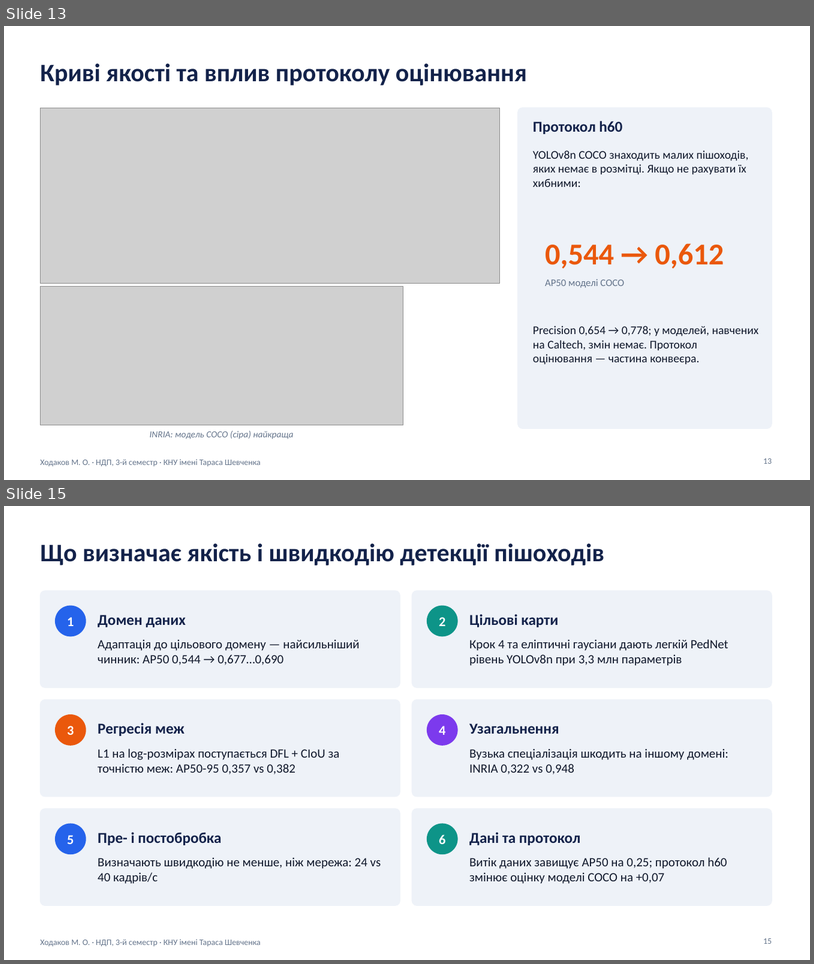
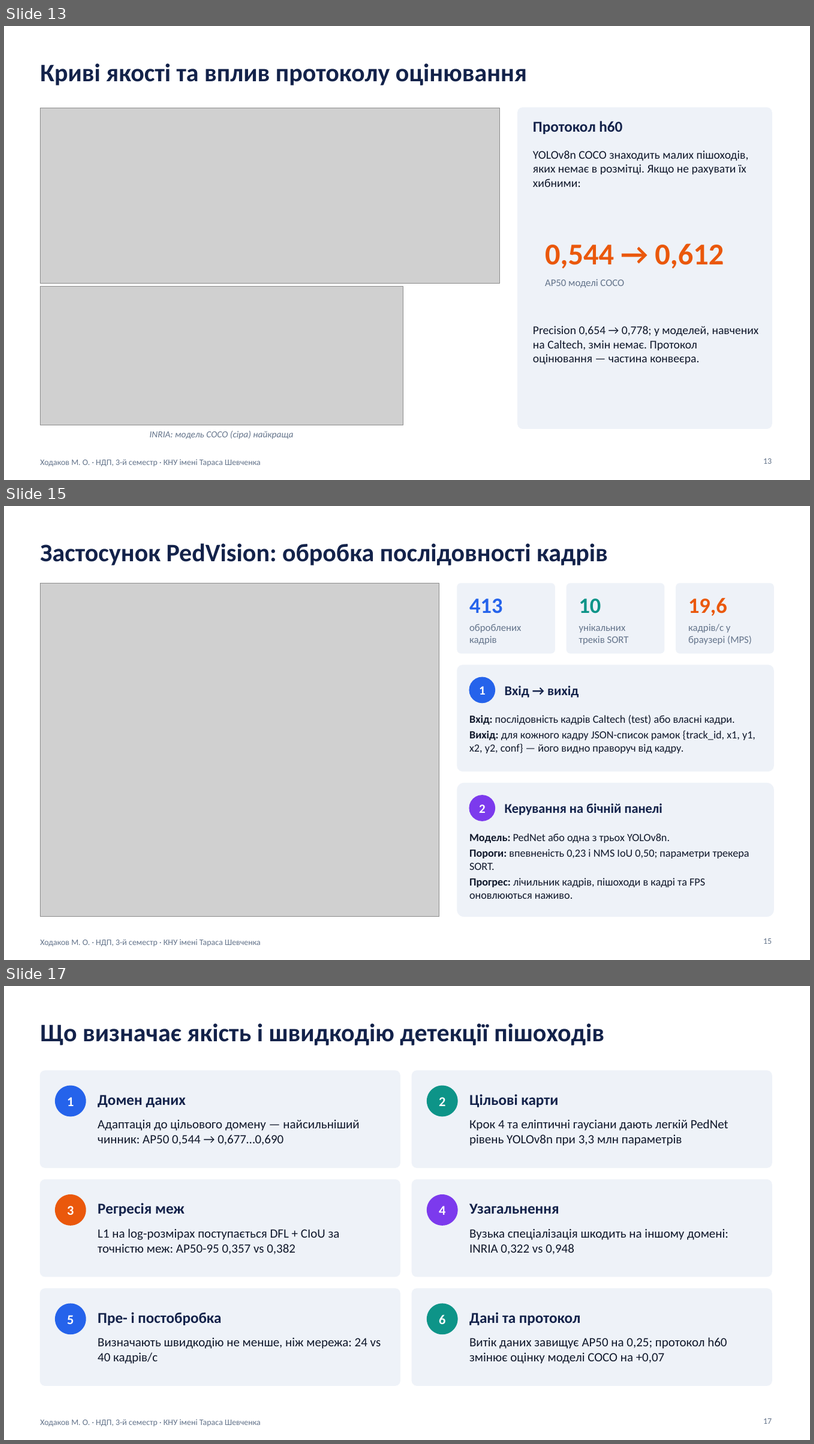
Before and after one commit to maksymkhodakov/ImageRecognitionProject, a slide deck: Презентація_НДП_3сем_Ходаков_Детекція_Пішоходів.pptx. Shown one above the other, each under a label of ours: slides 13 and 15 before the commit, slides 13, 15 and 17 after it; the slides between them are not shown. The pictures are 814x964 and 814x1444 pixels, drawn with LibreOffice and Linux fonts; fonts in the diff are those of the drawing; grey boxes stand for pictures. Boxes give left, top, right and bottom in pixels: in the first picture for what was removed or moved away, otherwise in the second. Text is boxed around its words. In the diff, an @@ line names an element or a change of style, - is before the commit and + after.

```diff
--- a/Презентація_НДП_3сем_Ходаков_Детекція_Пішоходів.pptx
+++ b/Презентація_НДП_3сем_Ходаков_Детекція_Пішоходів.pptx
@@ slide 15 added at (x1=4, y1=506, x2=810, y2=960), background #FFFFFF; not listed: 1 template element that a slide beside it also shows @@
@@ title added at (x1=40, y1=543, x2=608, y2=565), 30 pt, text #13224A, bold @@
+Застосунок PedVision: обробка послідовності кадрів
@@ picture added at (x1=40, y1=583, x2=440, y2=916) @@
@@ rounded rectangle added at (x1=458, y1=583, x2=555, y2=653), fill #EEF2F8, outline #EEF2F8 1 pt @@
@@ rounded rectangle added at (x1=567, y1=583, x2=665, y2=653), fill #EEF2F8, outline #EEF2F8 1 pt @@
@@ rounded rectangle added at (x1=677, y1=583, x2=774, y2=653), fill #EEF2F8, outline #EEF2F8 1 pt @@
@@ text added at (x1=470, y1=598, x2=503, y2=613), 26 pt, text #2563EB, bold @@
+413
@@ text added at (x1=579, y1=598, x2=602, y2=613), 26 pt, text #0D9488, bold @@
+10
@@ text added at (x1=689, y1=598, x2=728, y2=616), 26 pt, text #EA580C, bold @@
+19,6
@@ text added at (x1=470, y1=624, x2=521, y2=645), 12 pt, text #64748B @@
+оброблених кадрів
@@ text added at (x1=579, y1=624, x2=629, y2=645), 12 pt, text #64748B @@
+унікальних треків SORT
@@ text added at (x1=689, y1=624, x2=752, y2=645), 12 pt, text #64748B @@
+кадрів/с у браузері (MPS)
@@ rounded rectangle added at (x1=458, y1=665, x2=774, y2=771), fill #EEF2F8, outline #EEF2F8 1 pt @@
@@ ellipse added at (x1=470, y1=677, x2=495, y2=703), fill #2563EB, outline #2563EB 1 pt @@
@@ text added at (x1=505, y1=685, x2=579, y2=697), 16 pt, text #13224A, bold @@
+Вхід → вихід
@@ text added at (x1=479, y1=686, x2=486, y2=694), 15 pt, text #FFFFFF, bold @@
+1
@@ text added at (x1=470, y1=715, x2=756, y2=753), 13 pt, text #0F172A @@
+Вхід: послідовність кадрів Caltech (test) або власні кадри.
+Вихід: для кожного кадру JSON-список рамок {track_id, x1, y1, x2, y2, conf} — його видно праворуч від кадру.
@@ rounded rectangle added at (x1=458, y1=783, x2=774, y2=916), fill #EEF2F8, outline #EEF2F8 1 pt @@
@@ ellipse added at (x1=470, y1=795, x2=495, y2=820), fill #7C3AED, outline #7C3AED 1 pt @@
@@ text added at (x1=479, y1=804, x2=486, y2=813), 15 pt, text #FFFFFF, bold @@
+2
@@ text added at (x1=505, y1=803, x2=663, y2=815), 16 pt, text #13224A, bold @@
+Керування на бічній панелі
@@ text added at (x1=470, y1=833, x2=750, y2=898), 13 pt, text #0F172A @@
+Модель: PedNet або одна з трьох YOLOv8n.
+Пороги: впевненість 0,23 і NMS IoU 0,50; параметри трекера SORT.
+Прогрес: лічильник кадрів, пішоходи в кадрі та FPS оновлюються наживо.
@@ page number added at (x1=764, y1=938, x2=772, y2=943), 10 pt, text #64748B @@
+15
@@ what was slide 15 is now slide 17 @@
@@ page number at (x1=764, y1=1418, x2=772, y2=1423): text changed @@
-15
+17
```
Also in this commit, not shown: 6 slides changed, 1 other slide added, 1 other file.
